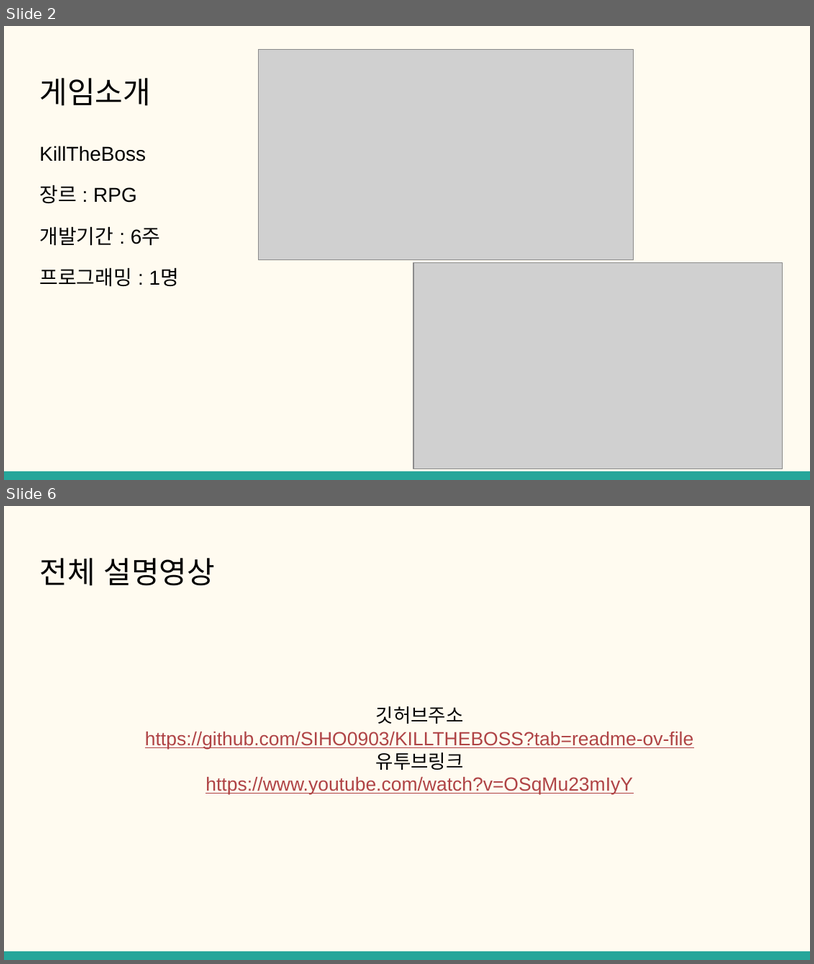
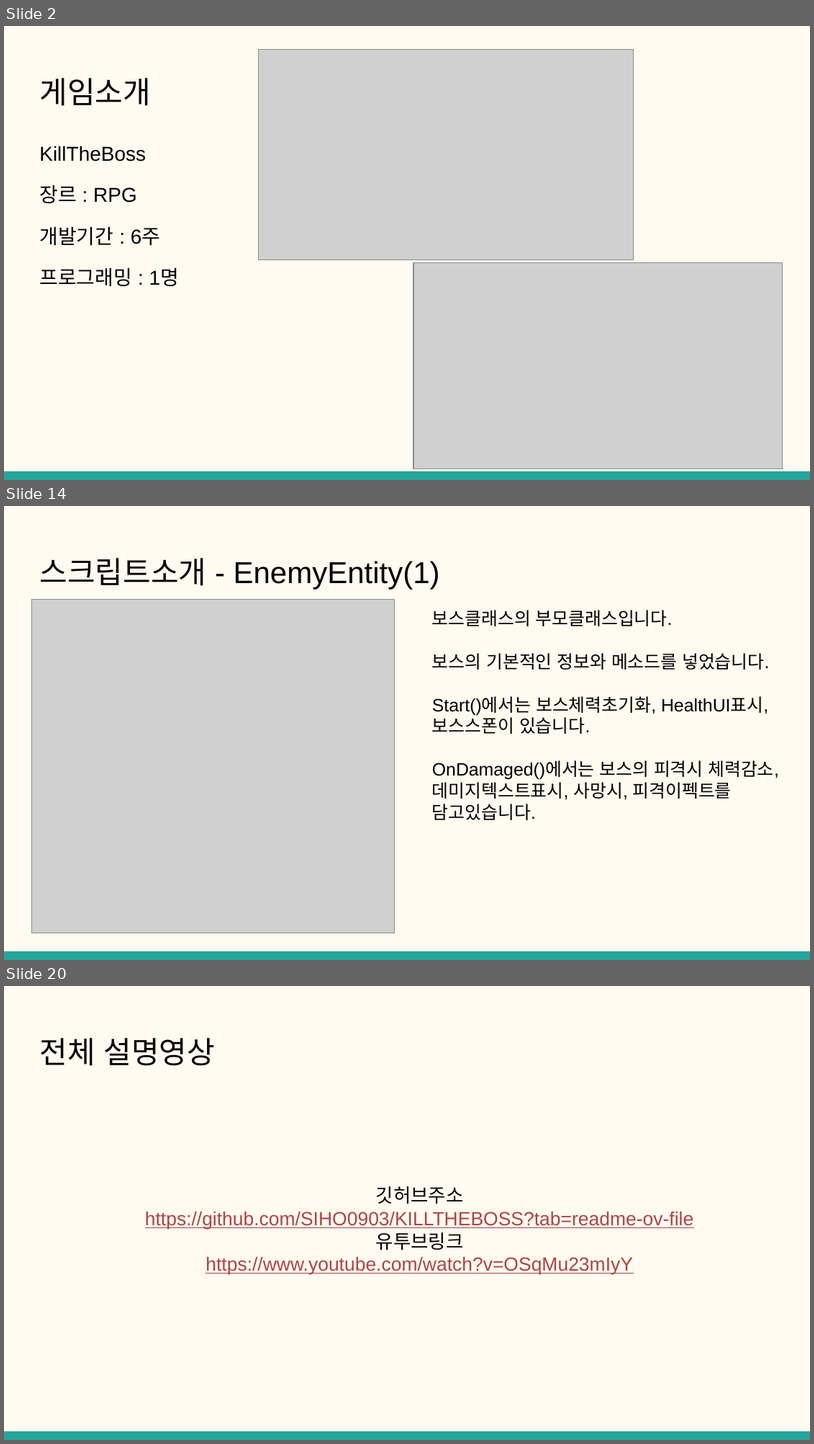
Before and after one commit to SIHO0903/KILLTHEBOSS, a slide deck: 클라이언트 개발자 포트폴리오.pptx. Shown one above the other, each under a label of ours: slides 2 and 6 before the commit, slides 2, 14 and 20 after it; the slides between them are not shown. The pictures are 814x964 and 814x1444 pixels, drawn with LibreOffice and Linux fonts; fonts in the diff are those of the drawing; grey boxes stand for pictures. Boxes give left, top, right and bottom in pixels: in the first picture for what was removed or moved away, otherwise in the second. Text is boxed around its words. In the diff, an @@ line names an element or a change of style, - is before the commit and + after.

```diff
--- a/클라이언트 개발자 포트폴리오.pptx
+++ b/클라이언트 개발자 포트폴리오.pptx
@@ slide 14 added at [4, 506, 810, 960], background #FFFBF0; not listed: 1 template element that a slide beside it also shows @@
@@ title added at [39, 558, 440, 590], 27 pt, text #000000 @@
+스크립트소개 - EnemyEntity(1)
@@ picture added at [31, 600, 395, 932] @@
@@ title added at [432, 610, 779, 820], 16 pt, text #000000 @@
+보스클래스의 부모클래스입니다.
+보스의 기본적인 정보와 메소드를 넣었습니다.
+Start()에서는 보스체력초기화, HealthUI표시, 보스스폰이 있습니다.
+OnDamaged()에서는 보스의 피격시 체력감소, 데미지텍스트표시, 사망시, 피격이펙트를 담고있습니다.
@@ what was slide 6 is now slide 20 @@
```
Also in this commit, not shown: 1 slide changed, 16 other slides added, 3 slides removed, 22 other files.
